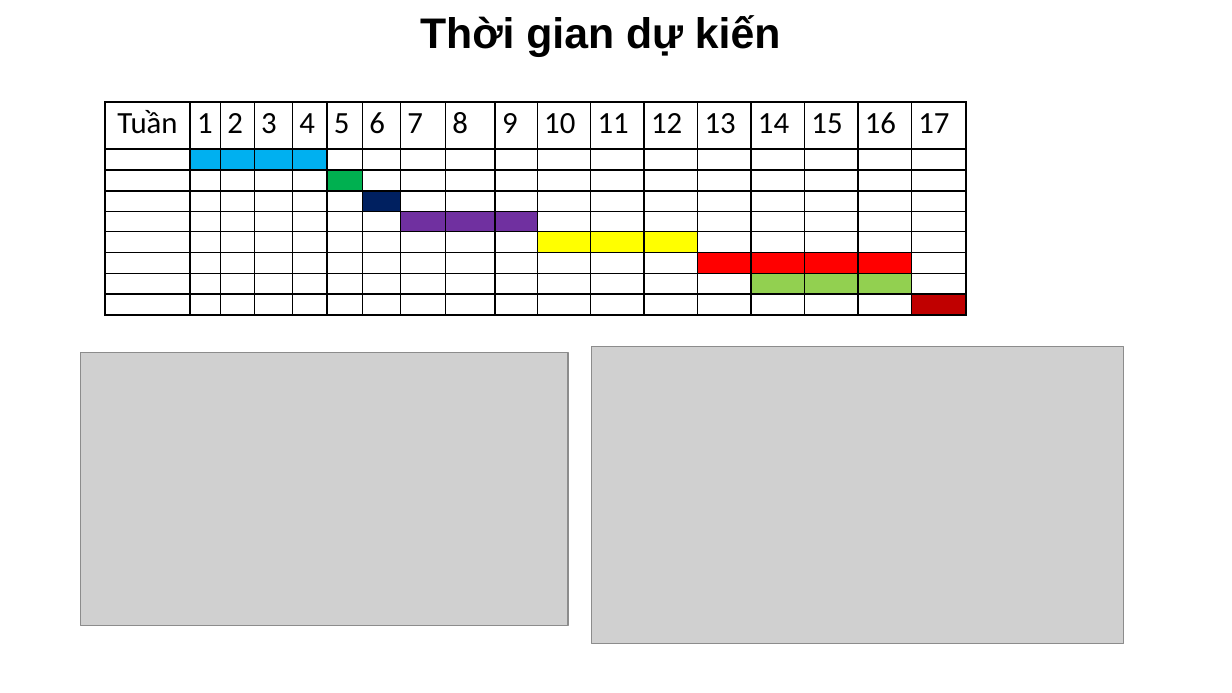
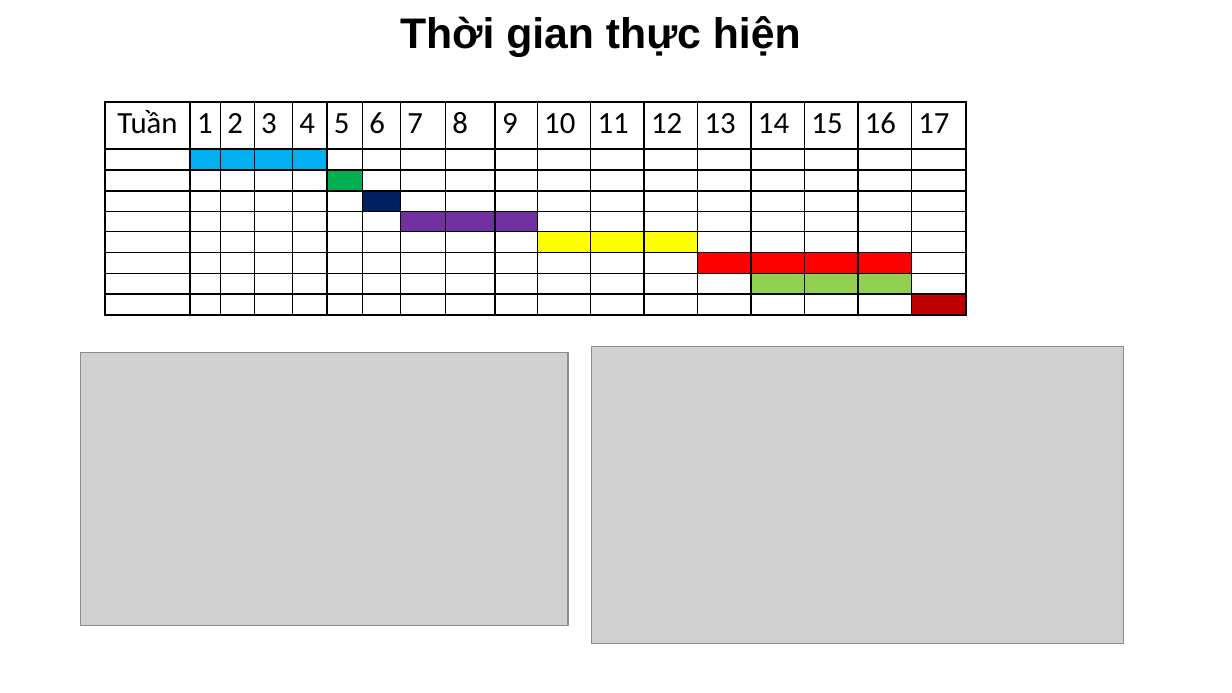
Before and after one commit to happy-lunch/Happy_Lunch, a slide deck: slide 12 of N65-HappyLunch.pptx (slide 10 before the commit). Drawn at 1232x693 pixels with LibreOffice and Linux fonts; fonts in the diff are those of the drawing; grey boxes stand for pictures. Boxes give left, top, right and bottom in pixels: in the first picture for what was removed or moved away, otherwise in the second. Text is boxed around its words. In the diff, an @@ line names an element or a change of style, - is before the commit and + after.

```diff
--- a/N65-HappyLunch.pptx
+++ b/N65-HappyLunch.pptx
@@ text at (400,16,801,57): text changed @@
-Thời gian dự kiến
+Thời gian thực hiện
```
Also in this commit, not shown: 1 other slide changed, 2 slides added.
